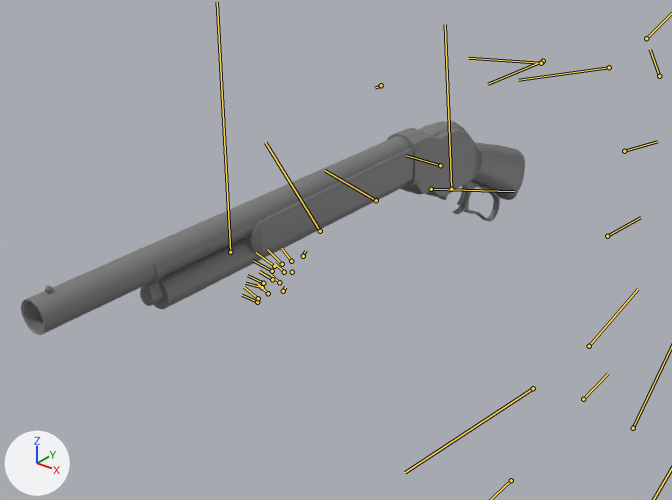
What one commit did to the FBX model GameData/models/weapons/shotgun.fbx.
The view is the same before and after, from a 50 mm lens placed at (0.496, -1.395, 0.184), pointed at (-0.116, -0.63, -0.29). Every picture has the same lights, and +X, +Y and +Z are marked at lower left. The bones that bend it are drawn over the model as lines.

Names of what the first picture shows: 'shotgun'.
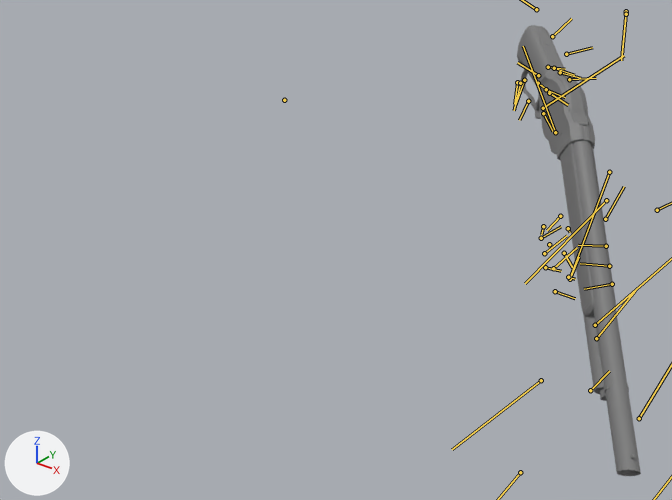
The newer file adds an action. The first version stands in its rest pose; the second is drawn at frame 1 of the action 'root|draw'.

What differs and where, as boxes (x1, y1, x2, y2) in the pictures (672 x 500 px):
'shotgun', posed
    before: (21, 84, 525, 335)
    after: (517, 25, 641, 476)
bone 'pelvis', root to tip
    before: (583, 399) to (608, 373)
    after: (590, 390) to (609, 371)
bone 'shotgun', root to tip
    before: (451, 189) to (445, 24)
    after: (543, 108) to (624, 55)
bone 'muzzle', root to tip
    before: (381, 85) to (375, 88)
    after: (284, 100) to (284, 100)

Diff of the bpy script that builds the scene:
```diff
--- a/GameData/models/weapons/shotgun.fbx.py
+++ b/GameData/models/weapons/shotgun.fbx.py
@@ bone_pelvis @@
 bone_pelvis = bpy.data.objects['root'].pose.bones['pelvis']
-bone_pelvis.location = (0.0, 0.0, 0.0)
-bone_pelvis.scale = (1.0, 1.0, 1.0)
+bone_pelvis.location = (-0.9, 4.2, 0.6)
+bone_pelvis.scale = (1.0, 0.8, 1.0)
@@ bone_spine_02 @@
 bone_spine_02 = bpy.data.objects['root'].pose.bones['spine_02']  # child of 'spine_01'
-bone_spine_02.location = (0.0, 0.0, 0.0)
+bone_spine_02.location = (3.0, 10.1, -3.4)
@@ bone_spine_03 @@
 bone_spine_03 = bpy.data.objects['root'].pose.bones['spine_03']  # child of 'spine_02'
-bone_spine_03.location = (0.0, 0.0, 0.0)
-bone_spine_03.rotation_quaternion = (1.0, 0.0, 0.0, 0.0)  # degrees (0, 0, 0)
+bone_spine_03.location = (29.7, 18.7, 32.2)
+bone_spine_03.rotation_quaternion = (0.886, 0.33, 0.109, -0.307)  # degrees (34, 23, -31)
@@ bone_clavicle_r @@
 bone_clavicle_r = bpy.data.objects['root'].pose.bones['clavicle_r']  # child of 'spine_03'
-bone_clavicle_r.location = (0.0, 0.0, 0.0)
-bone_clavicle_r.rotation_quaternion = (1.0, 0.0, 0.0, 0.0)  # degrees (0, 0, 0)
+bone_clavicle_r.location = (-11.0, 1.6, -11.1)
+bone_clavicle_r.rotation_quaternion = (0.89, -0.077, 0.0, 0.449)  # degrees (-8, 4, 53)
@@ bone_upperarm_r @@
 bone_upperarm_r = bpy.data.objects['root'].pose.bones['upperarm_r']  # child of 'clavicle_r'
-bone_upperarm_r.location = (0.0, 0.0, 0.0)
-bone_upperarm_r.rotation_quaternion = (1.0, 0.0, 0.0, 0.0)  # degrees (0, 0, 0)
+bone_upperarm_r.location = (1.9, 7.5, -0.3)
+bone_upperarm_r.rotation_quaternion = (0.602, 0.373, 0.438, -0.553)  # degrees (-6, 70, -89)
@@ bone_lowerarm_r @@
 bone_lowerarm_r = bpy.data.objects['root'].pose.bones['lowerarm_r']  # child of 'upperarm_r'
-bone_lowerarm_r.rotation_quaternion = (1.0, 0.0, 0.0, 0.0)  # degrees (0, 0, 0)
+bone_lowerarm_r.rotation_quaternion = (0.957, 0.005, 0.096, -0.273)  # degrees (-2, 11, -32)
@@ bone_hand_r @@
 bone_hand_r = bpy.data.objects['root'].pose.bones['hand_r']  # child of 'lowerarm_r'
-bone_hand_r.location = (0.0, 0.0, 0.0)
-bone_hand_r.rotation_quaternion = (1.0, 0.0, 0.0, 0.0)  # degrees (0, 0, 0)
+bone_hand_r.location = (-0.7, -1.1, 2.9)
+bone_hand_r.rotation_quaternion = (0.92, 0.04, -0.351, -0.168)  # degrees (14, -39, -26)
@@ bone_shotgun @@
 bone_shotgun = bpy.data.objects['root'].pose.bones['shotgun']  # child of 'hand_r'
-bone_shotgun.location = (0.0, 0.0, 0.0)
-bone_shotgun.rotation_quaternion = (1.0, 0.0, 0.0, 0.0)  # degrees (0, 0, 0)
+bone_shotgun.location = (-52.3, -53.9, -12.6)
+bone_shotgun.rotation_quaternion = (0.87, 0.428, -0.172, -0.174)  # degrees (54, -9, -27)
@@ bone_muzzle @@
 bone_muzzle = bpy.data.objects['root'].pose.bones['muzzle']
-bone_muzzle.location = (0.0, 0.0, 0.0)
-bone_muzzle.scale = (1.0, 1.0, 1.0)
+bone_muzzle.location = (-2.3, 11.9, -1.0)
+bone_muzzle.scale = (0.0, 0.0, 0.0)
```
